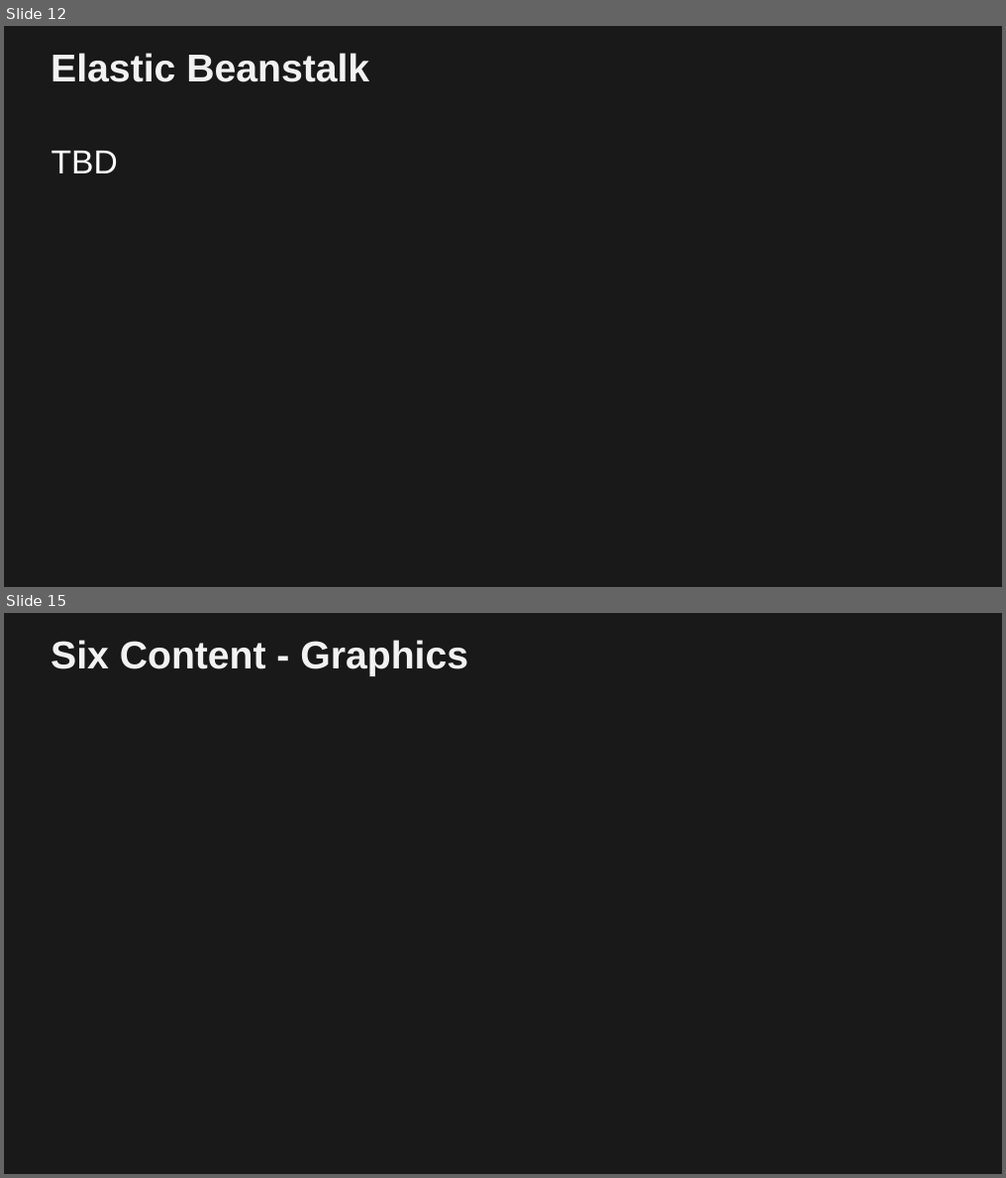
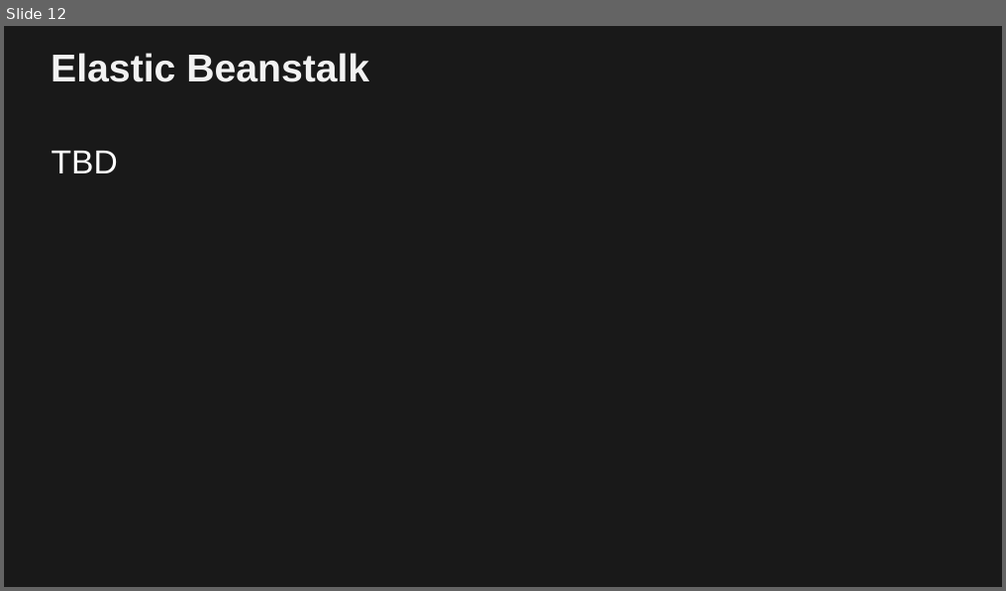
Before and after one commit to paulfryer/dotnetonaws, a slide deck: Presentation/PADNUG-July-2017.pptx. Shown one above the other, each under a label of ours: slides 12 and 15 before the commit, slide 12 after it; the slides between them are not shown. The pictures are 1006x1178 and 1006x591 pixels, drawn with LibreOffice and Linux fonts; fonts in the diff are those of the drawing; background and template pictures are left out. Boxes give left, top, right and bottom in pixels: in the first picture for what was removed or moved away, otherwise in the second. Text is boxed around its words. In the diff, an @@ line names an element or a change of style, - is before the commit and + after.

```diff
--- a/Presentation/PADNUG-July-2017.pptx
+++ b/Presentation/PADNUG-July-2017.pptx
@@ slide 15 removed at box(4, 613, 1002, 1174), background #191919 @@
@@ title removed at box(51, 640, 468, 676) @@
-Six Content - Graphics
```
Also in this commit, not shown: 2 slides changed, 3 slides added, 4 other slides removed.
